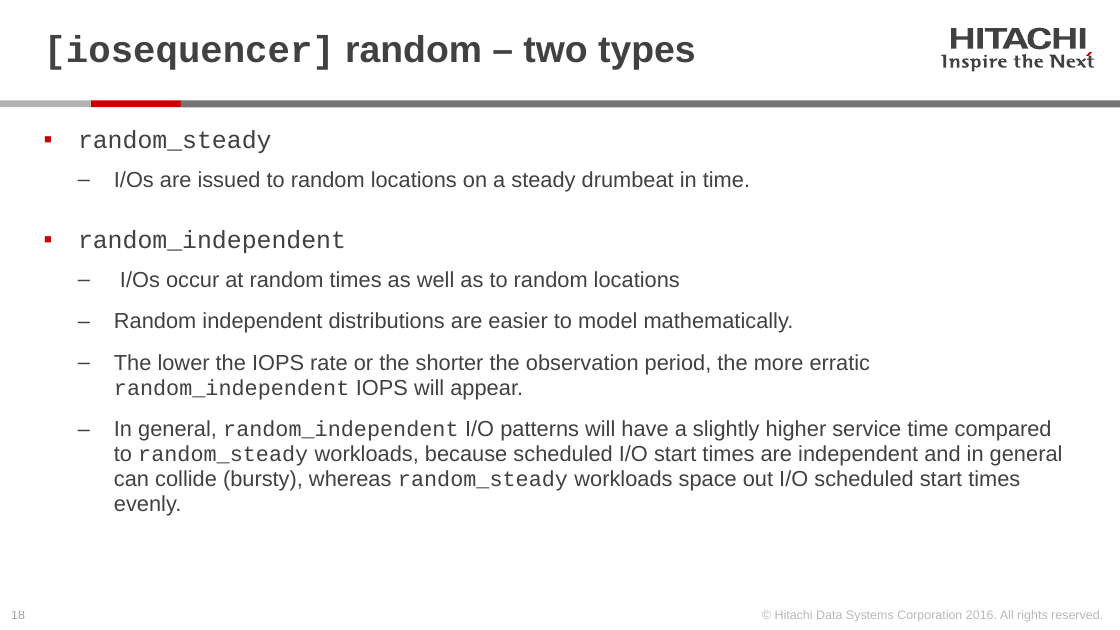
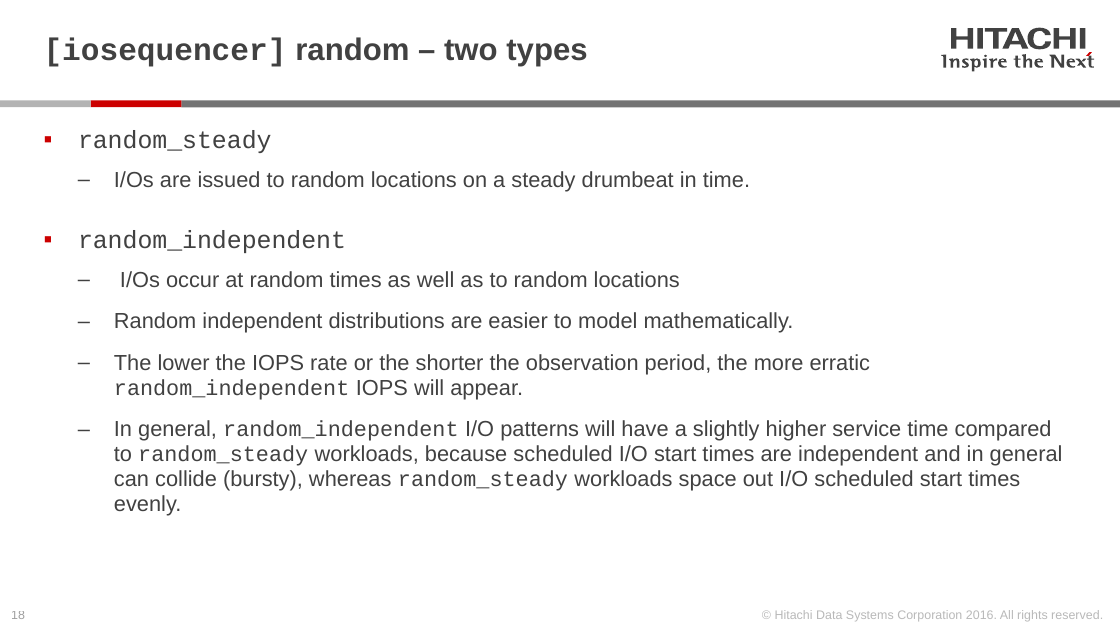
Before and after one commit to Hitachi-Data-Systems/ivy, a slide deck: slide 18 of doc/Programming the ivy engine.pptx. Drawn at 1120x630 pixels with LibreOffice and Linux fonts; fonts in the diff are those of the drawing. Boxes give left, top, right and bottom in pixels: in the first picture for what was removed or moved away, otherwise in the second. Text is boxed around its words. In the diff, an @@ line names an element or a change of style, - is before the commit and + after.

```diff
--- a/doc/Programming the ivy engine.pptx
+++ b/doc/Programming the ivy engine.pptx
@@ title "[iosequencer] random – two types" at [44, 37, 587, 67]: size 24 to 20 pt @@
```
Also in this commit, not shown: 4 other slides changed, 3 slides added, 10 other files.
